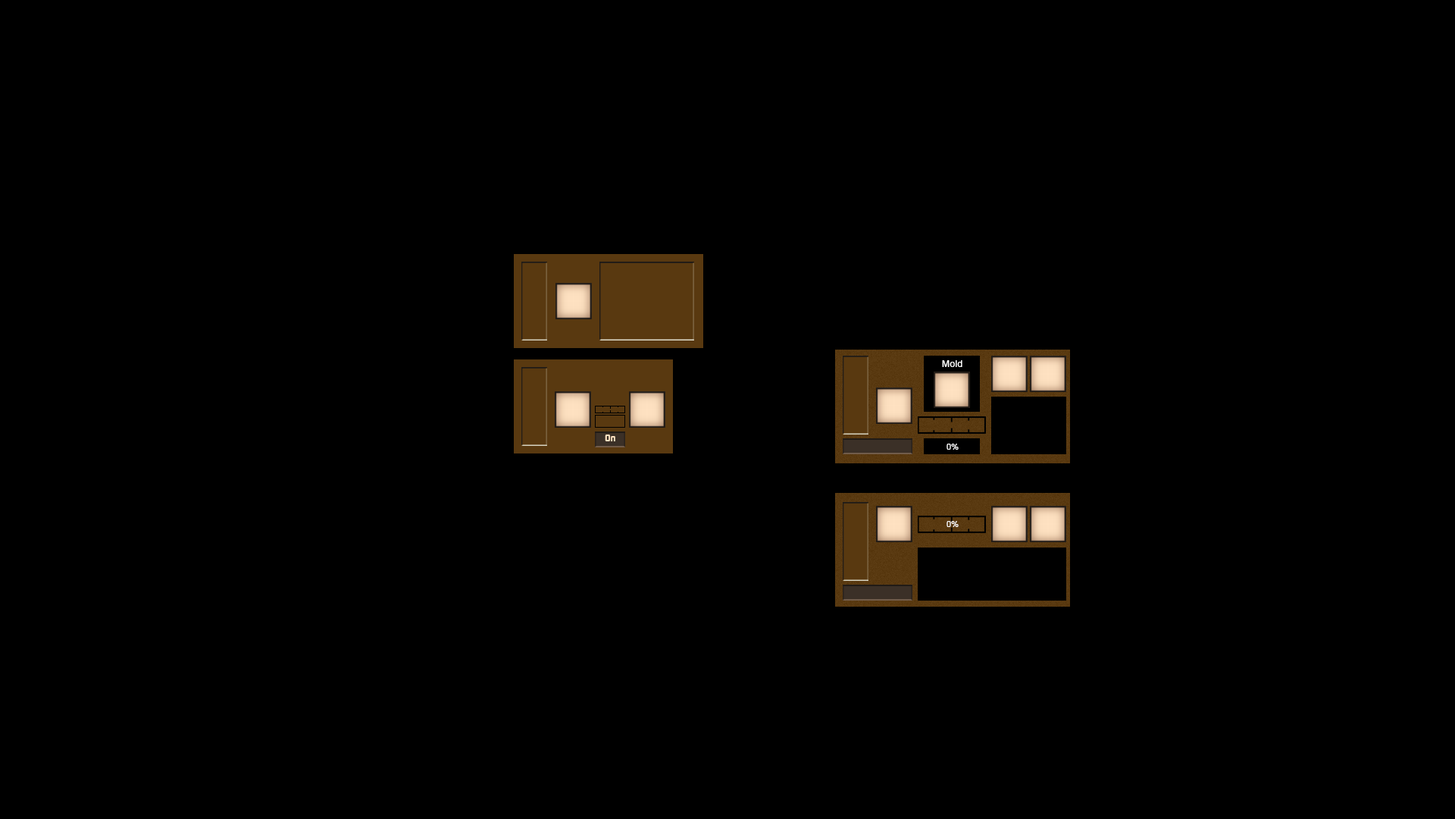
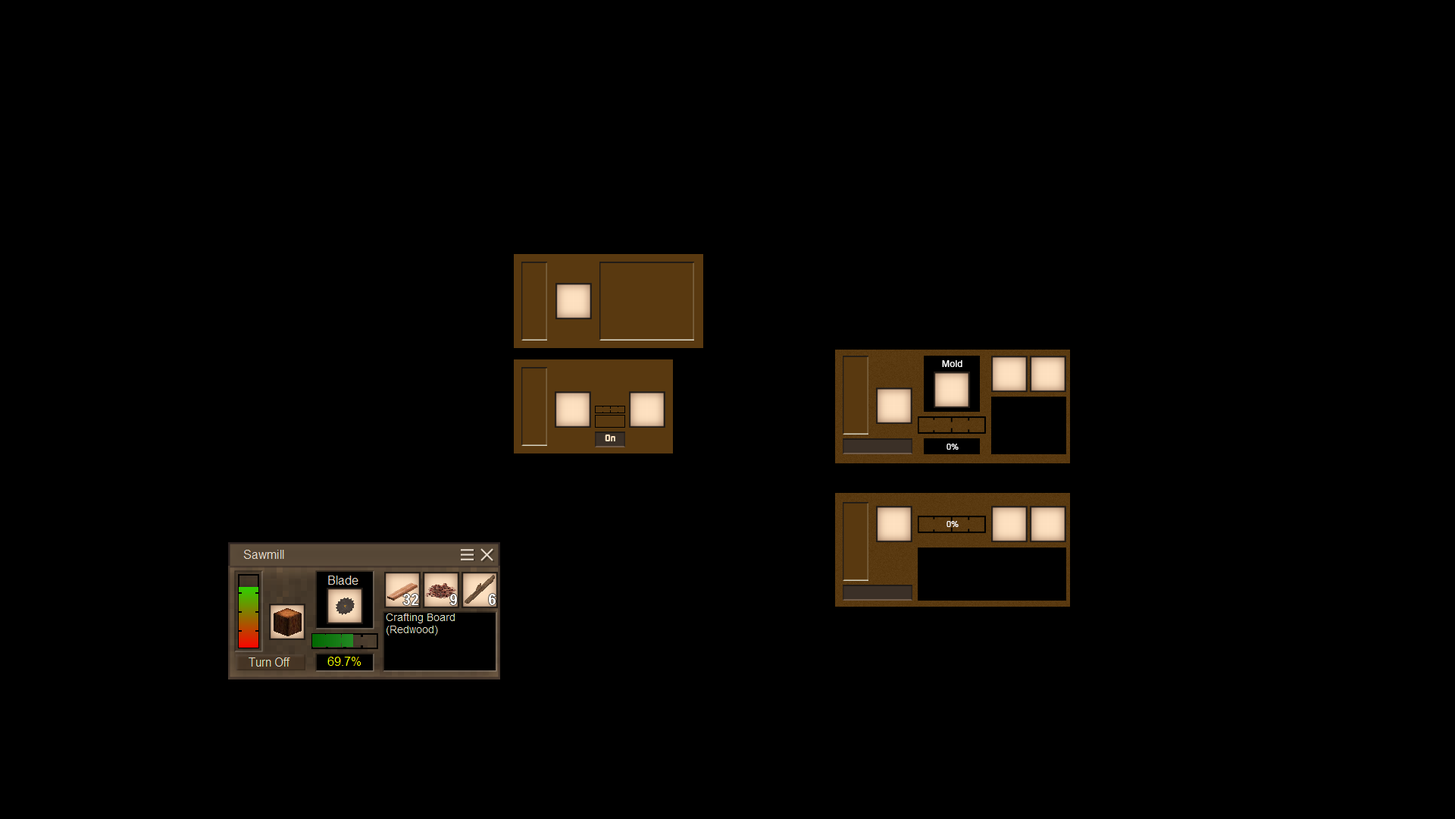
Revision of a layered (1455, 819) image; what changed, layer by layer:
added layer "Layer 13" above "eureka" over [228, 541, 501, 680]
